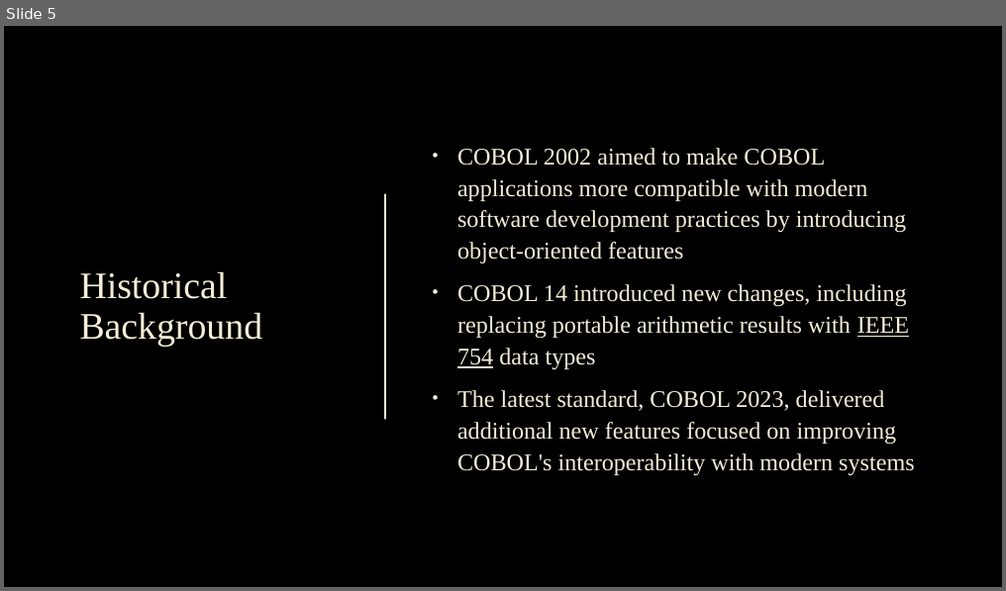
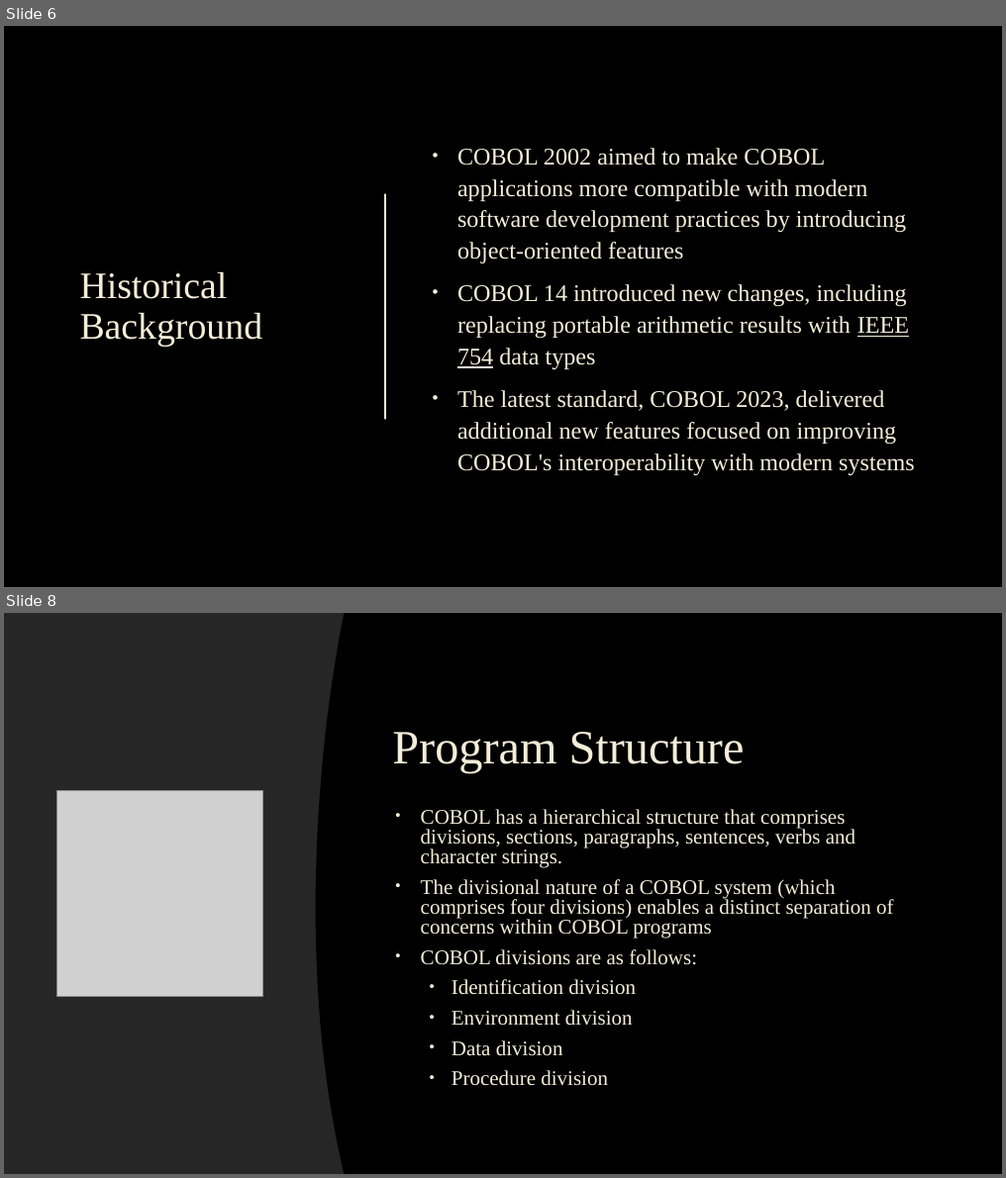
Before and after one commit to n1zuu/cobol-stack-demo, a slide deck: cobol/cobol.pptx. Shown one above the other, each under a label of ours: slide 5 before the commit, slides 6 and 8 after it; the slides between them are not shown. The pictures are 1006x591 and 1006x1178 pixels, drawn with LibreOffice and Linux fonts; fonts in the diff are those of the drawing; grey boxes stand for pictures; background and template pictures are left out. Boxes give left, top, right and bottom in pixels: in the first picture for what was removed or moved away, otherwise in the second. Text is boxed around its words. In the diff, an @@ line names an element or a change of style, - is before the commit and + after.

Commit message:
added program structure section

```diff
--- a/cobol/cobol.pptx
+++ b/cobol/cobol.pptx
@@ slide 8 added at (4,613,1002,1174), background picture (left out) @@
@@ rectangle added at (4,613,1002,1174), fill #262626 @@
@@ freeform shape added at (316,613,1002,1174), fill #000000 @@
@@ title added at (392,732,745,772), 46 pt, text #F4EDD8 @@
+Program Structure
@@ picture added at (56,790,262,996) @@
@@ text added at (421,809,894,1086), 20 pt, text #F4EDD8 @@
+• COBOL has a hierarchical structure that comprises divisions, sections, paragraphs, sentences, verbs and character strings.
+• The divisional nature of a COBOL system (which comprises four divisions) enables a distinct separation of concerns within COBOL programs
+• COBOL divisions are as follows:
+  • Identification division
+  • Environment division
+  • Data division
+  • Procedure division
@@ what was slide 5 is now slide 6 @@
```
Also in this commit, not shown: 1 slide changed, 2 other slides added.
